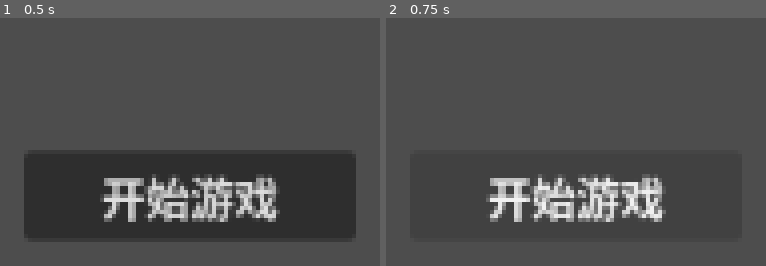
Above: before the commit, frames 1-2 (left to right).
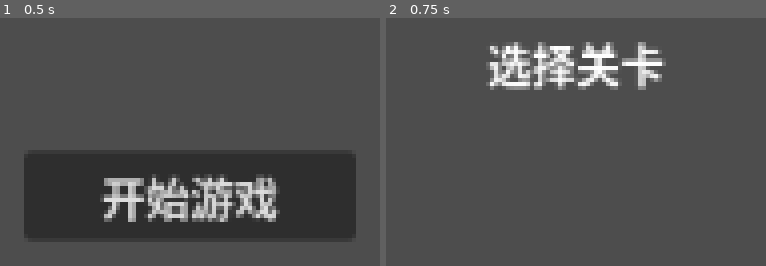
Above: after the commit, the same moments.

Repository: archer47-qingmei/AIGameTest2
Game: Godot game, scene res://menu/MainMenu.tscn
The game is run twice, just before and just after one commit, with the same random seed, the same clock (stepped at 60 frames per second) and the same inputs.
Inputs:
- Up to frame 1 (0.5 s): no input
- Up to frame 2 (0.75 s): click "开始游戏" at 0.5 s

Frame 1 is identical in both runs. In frame 2, 11% of the frame differs, in the area x 26-74%, y 9-83%.
Error before the commit: Invalid access to property or key 'enemy_sequence' on a base object of type 'RefCounted (PlayerState)'. (res://GameManager.gd:30)
Error after the commit: Invalid access to property or key 'enemy_sequence' on a base object of type 'RefCounted (PlayerState)'. (res://map/MapScreen.gd:7)

Commit message:
refactor: update GameManager to construct NodeData objects, remove REST_NODE constant

Diff:
--- a/GameManager.gd
+++ b/GameManager.gd
@@ -7,7 +7,6 @@
 	"res://data/enemies/fire_lizard.tres",
 ]
 const BOSS_ENEMY: String = "res://data/enemies/boss.tres"
-const REST_NODE: String = "rest"
 
 var current_phase: Phase = Phase.MENU
 var player_state: PlayerState
@@ -25,11 +24,21 @@
 		player_state.deck.append(defend.duplicate())
 	player_state.deck.append(bash.duplicate())
 	player_state.deck.append(slash.duplicate())
-	var pool: Array[String] = NORMAL_POOL.duplicate()
+	var pool: Array[NodeData] = []
+	for path: String in NORMAL_POOL:
+		var nd: NodeData = NodeData.new()
+		nd.type = NodeData.Type.COMBAT
+		nd.enemy_data = load(path) as EnemyData
+		pool.append(nd)
 	pool.shuffle()
-	player_state.enemy_sequence.assign(pool)
-	player_state.enemy_sequence.append(REST_NODE)
-	player_state.enemy_sequence.append(BOSS_ENEMY)
+	player_state.node_sequence.assign(pool)
+	var rest_nd: NodeData = NodeData.new()
+	rest_nd.type = NodeData.Type.REST
+	player_state.node_sequence.append(rest_nd)
+	var boss_nd: NodeData = NodeData.new()
+	boss_nd.type = NodeData.Type.COMBAT
+	boss_nd.enemy_data = load(BOSS_ENEMY) as EnemyData
+	player_state.node_sequence.append(boss_nd)
 	current_phase = Phase.MAP
 	get_tree().change_scene_to_file("res://map/MapScreen.tscn")
 
@@ -62,7 +71,7 @@
 	get_tree().change_scene_to_file("res://menu/MainMenu.tscn")
 
 func get_current_enemy_data() -> EnemyData:
-	return load(player_state.enemy_sequence[player_state.current_node]) as EnemyData
+	return player_state.node_sequence[player_state.current_node].enemy_data
 
 func is_final_node() -> bool:
-	return player_state.current_node == player_state.enemy_sequence.size() - 1
+	return player_state.current_node == player_state.node_sequence.size() - 1
